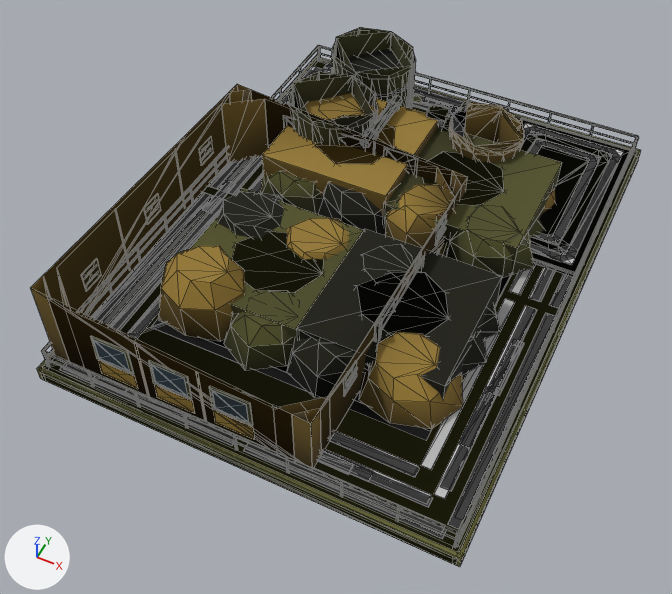
The glTF model assets/set_v5/meridian_refinery_heavily_damaged.glb, before and after one commit.
Both versions are drawn from a camera (50 mm lens) standing at (7.26, -16.72, 18.71) and looking at (-0.19, -1.83, 0.1). The axes (+X, +Y, +Z) are drawn at lower left. The lights are the same throughout. The older version comes first. Mesh edges are drawn as thin lines. Vertices at exactly the same position are counted once.

The first picture shows 'body', 'body.001', 'body.002'.
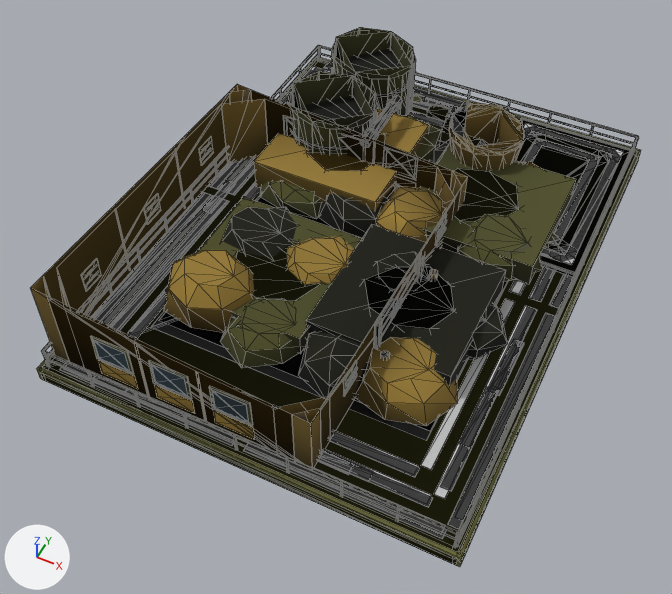
Changed parts and their boxes [x1, y1, x2, y2] in the pictures (672 x 594 px; the box of a moved part takes in the faces that stretch with it):
part 1 of me_mesh_0, moved or reshaped
    before: [158, 246, 245, 341]
    after: [164, 250, 254, 333]
part 2 of me_mesh_0, moved or reshaped
    before: [287, 218, 349, 259]
    after: [287, 236, 355, 284]
part 3 of me_mesh_0, moved or reshaped
    before: [385, 184, 455, 255]
    after: [376, 186, 445, 243]
part 4 of me_mesh_0, moved or reshaped (mostly hidden)
    before: [542, 189, 555, 213]
    after: [521, 162, 540, 168]
part 5 of me_mesh_0, moved or reshaped
    before: [359, 332, 463, 429]
    after: [357, 337, 458, 426]
part 6 of me_mesh_0, moved or reshaped
    before: [260, 171, 321, 214]
    after: [260, 181, 322, 219]
part 7 of me_mesh_0, moved or reshaped (not visible before)
    after: [400, 115, 441, 161]
part 8 of me_mesh_0, moved or reshaped
    before: [224, 311, 294, 371]
    after: [221, 317, 308, 368]
part 9 of me_mesh_0, moved or reshaped
    before: [446, 205, 535, 278]
    after: [456, 214, 543, 282]
part 10 of me_mesh_0, moved or reshaped
    before: [217, 191, 284, 238]
    after: [222, 207, 297, 258]
part 11 of me_mesh_0, moved or reshaped
    before: [318, 183, 385, 235]
    after: [318, 186, 395, 238]
part 12 of me_mesh_0, moved or reshaped (not visible before)
    after: [430, 139, 488, 164]
part 13 of me_mesh_0, moved or reshaped
    before: [287, 338, 366, 398]
    after: [298, 332, 368, 398]
part 14 of me_mesh_0, moved or reshaped
    before: [479, 302, 500, 338]
    after: [467, 303, 507, 360]
part 15 of me_mesh_1, moved or reshaped
    before: [232, 115, 544, 376]
    after: [236, 133, 558, 360]
part 16 of me_mesh_2, moved or reshaped
    before: [262, 93, 439, 219]
    after: [254, 109, 430, 212]
part 17 of me_mesh_2, moved or reshaped
    before: [190, 188, 364, 341]
    after: [197, 197, 362, 354]
part 18 of me_mesh_2, moved or reshaped
    before: [383, 126, 562, 275]
    after: [420, 143, 576, 285]
part 19 of me_mesh_2, moved or reshaped
    before: [296, 229, 502, 400]
    after: [306, 224, 506, 386]

The change, as a diff of the scene's bpy script:
```diff
--- a/assets/set_v5/meridian_refinery_heavily_damaged.glb.py
+++ b/assets/set_v5/meridian_refinery_heavily_damaged.glb.py
@@ me_mesh_0 @@
 me_mesh_0.from_pydata(...)  # 2593 vertices, 3168 faces; spans x -5.6..5.6, y -7.5..7.5, z 0.0..2.8
 # used by ob_body; parent = ob_meridian_refinery_heavily_damaged_lod0; location = (0.0, 0.0, 0.0)
+# me_mesh_0 part 1: the loose piece of 24 vertices spanning x -4.3..-1.5, y -5.0..-2.6, z 0.4..2.0 is scaled about its middle by (1, 1, 0.741), then moved by (0.0, 0.3, -0.2)
+# me_mesh_0 part 2: the loose piece of 24 vertices spanning x -2.2..0.3, y -2.7..-0.1, z 0.4..1.5 is scaled about its middle by (1, 1, 0.671), then moved by (0.3, -0.3, -0.2)
+# me_mesh_0 part 3: the loose piece of 24 vertices spanning x -0.3..2.1, y -0.1..2.7, z 0.4..1.5 is scaled about its middle by (1, 1, 0.734), then moved by (-0.3, 0.0, -0.2)
+# me_mesh_0 part 4: the loose piece of 24 vertices spanning x 1.4..4.1, y 2.7..5.0, z 0.4..1.1 is scaled about its middle by (1, 1, 0.615), then moved by (0.0, 0.1, -0.1)
+# me_mesh_0 part 5: the loose piece of 24 vertices spanning x 1.6..4.2, y -5.1..-2.6, z 0.4..1.5 is scaled about its middle by (1, 1, 0.732), then moved by (-0.1, 0.0, -0.2)
+# me_mesh_0 part 6: the loose piece of 24 vertices spanning x -4.1..-1.7, y 0.1..2.7, z 0.4..1.4 is scaled about its middle by (1, 1, 0.591), then moved by (0.0, 0.0, -0.2)
+# me_mesh_0 part 7: the loose piece of 24 vertices spanning x -2.1..0.2, y 2.8..5.1, z 0.4..1.5 is scaled about its middle by (1, 1, 0.692), then moved by (0.1, 0.4, -0.2)
+# me_mesh_0 part 8: the loose piece of 24 vertices spanning x -2.1..0.2, y -5.2..-2.5, z 0.4..1.4 is scaled about its middle by (1, 1, 0.61), then moved by (-0.1, 0.0, -0.2)
+# me_mesh_0 part 9: the loose piece of 24 vertices spanning x 1.7..4.3, y -0.1..2.4, z 0.4..1.5 is scaled about its middle by (1, 1, 0.725), then moved by (0.2, 0.0, -0.1)
+# me_mesh_0 part 10: the loose piece of 24 vertices spanning x -4.1..-1.5, y -2.6..0.1, z 0.4..1.6 is scaled about its middle by (1, 1, 0.665), then moved by (0.3, -0.1, -0.2)
+# me_mesh_0 part 11: the loose piece of 24 vertices spanning x -2.2..0.2, y 0.0..2.6, z 0.4..1.5 is scaled about its middle by (1, 1, 0.685), then moved by (0.0, 0.1, -0.2)
+# me_mesh_0 part 12: the loose piece of 24 vertices spanning x -0.3..2.2, y 2.7..5.0, z 0.4..1.3 is scaled about its middle by (1, 1, 0.651), then moved by (0.1, 0.4, -0.2)
+# me_mesh_0 part 13: the loose piece of 24 vertices spanning x -0.2..2.2, y -5.2..-2.6, z 0.4..1.4 is scaled about its middle by (1, 1, 0.649), then moved by (0.3, 0.0, -0.2)
+# me_mesh_0 part 14: the loose piece of 24 vertices spanning x 1.4..4.2, y -2.5..0.1, z 0.4..1.3 is scaled about its middle by (1, 1, 0.645), then moved by (0.3, -0.3, -0.2)
 me_mesh_0.materials.append(mat_paint)
@@ me_mesh_1 @@
 # used by ob_body_001; parent = ob_meridian_refinery_heavily_damaged_lod1; location = (0.0, 0.0, 0.0)
-me_mesh_1.from_pydata(...)  # 839 vertices, 969 faces; spans x -5.6..5.6, y -7.5..7.5, z 0.0..3.0
+me_mesh_1.from_pydata(...)  # 843 vertices, 971 faces; spans x -5.6..5.6, y -7.5..7.5, z 0.0..3.0
+# me_mesh_1 part 15
+# 8 vertices are removed from x 0.6..4.2, y -4.2..-1.6, z 0.4..1.5
+# 31 faces are deleted
+# 15 vertices in x -3.7..-0.1, y 1.0..4.5, z 1.3..1.7 move by (-0.3, 0.0, -0.3)
+# 7 vertices in x -2.9..-0.3, y -3.6..-1.3, z 1.4 move by (0.0, 0.1, -0.4)
+# 6 vertices in x -4.1..0.3, y 0.7..4.1, z 0.4 move by (-0.3, 0.0, 0.0)
+# 6 vertices in x -3.8..0.1, y -4.2..-0.1, z 0.4 move by (0.0, 0.1, 0.0)
+# 5 vertices in x 0.6..2.3, y 1.5..3.8, z 1.4 move by (0.5, -0.1, -0.3)
+# 4 vertices in x -3.9..-0.4, y -3.7..-0.9, z 1.1 move by (-0.1, 0.1, -0.3)
+# 45 vertices move from x -3.3..4.3, y -4.3..4.9, z 0.4..1.7 to x -3.3..4.8, y -4.2..5.0, z 0.4..1.4
+# 8 vertices are added at x 1.2..4.2, y -3.1..0.3, z 0.4..1.1
+# 31 new faces join them, mat_metal
+# other edits to the shape of me_mesh_1 do not show in these pictures
 me_mesh_1.materials.append(mat_paint)
@@ me_mesh_2 @@
 me_mesh_2.from_pydata(...)  # 303 vertices, 227 faces; spans x -5.6..5.6, y -7.5..7.5, z 0.0..3.0
 # used by ob_body_002; parent = ob_meridian_refinery_heavily_damaged_lod2; location = (0.0, 0.0, 0.0)
+# me_mesh_2 part 16: the loose piece of 8 vertices spanning x -3.8..0.0, y 0.7..4.6, z 0.4..1.7 is scaled about its middle by (1, 1, 0.721), then moved by (-0.3, 0.0, -0.2)
+# me_mesh_2 part 17: the loose piece of 8 vertices spanning x -3.8..0.0, y -4.3..-0.4, z 0.4..1.4 is scaled about its middle by (1, 1, 0.592), then moved by (0.0, 0.1, -0.2)
+# me_mesh_2 part 18: the loose piece of 8 vertices spanning x 0.0..3.8, y 0.7..4.6, z 0.4..1.4 is scaled about its middle by (1, 1, 0.68), then moved by (0.5, -0.1, -0.2)
+# me_mesh_2 part 19: the loose piece of 8 vertices spanning x 0.0..3.8, y -4.3..-0.4, z 0.4..1.5 is scaled about its middle by (1, 1, 0.683), then moved by (0.0, 0.6, -0.2)
 me_mesh_2.materials.append(mat_paint)
```
